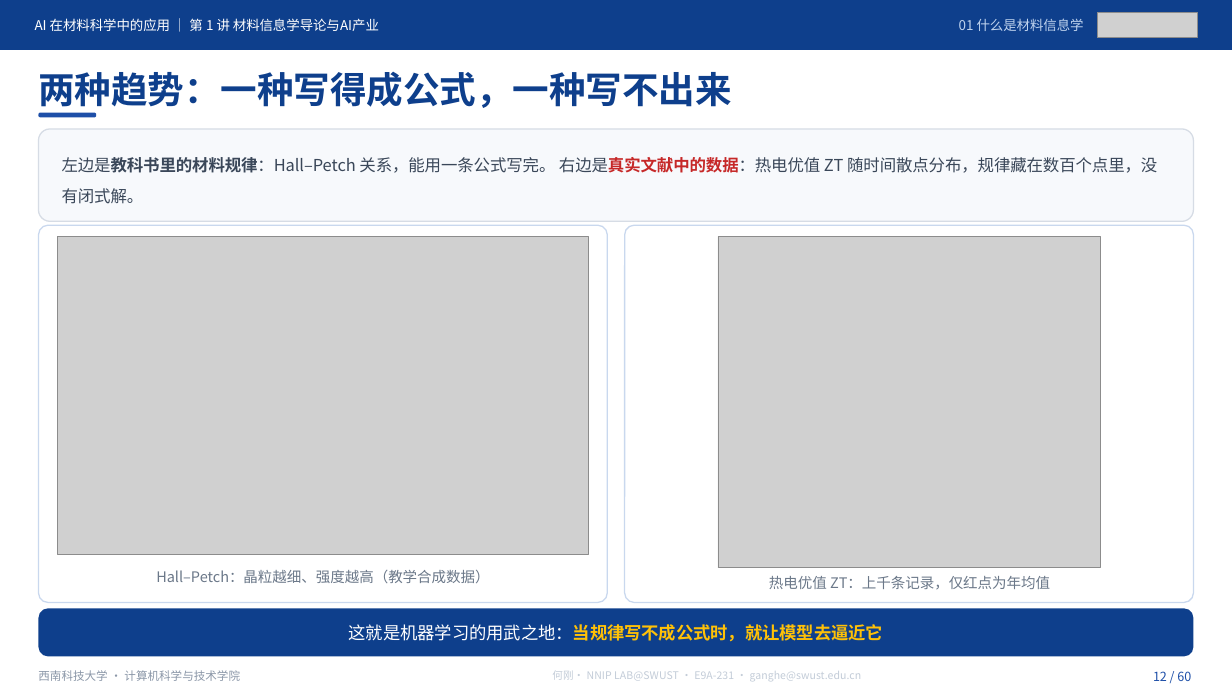
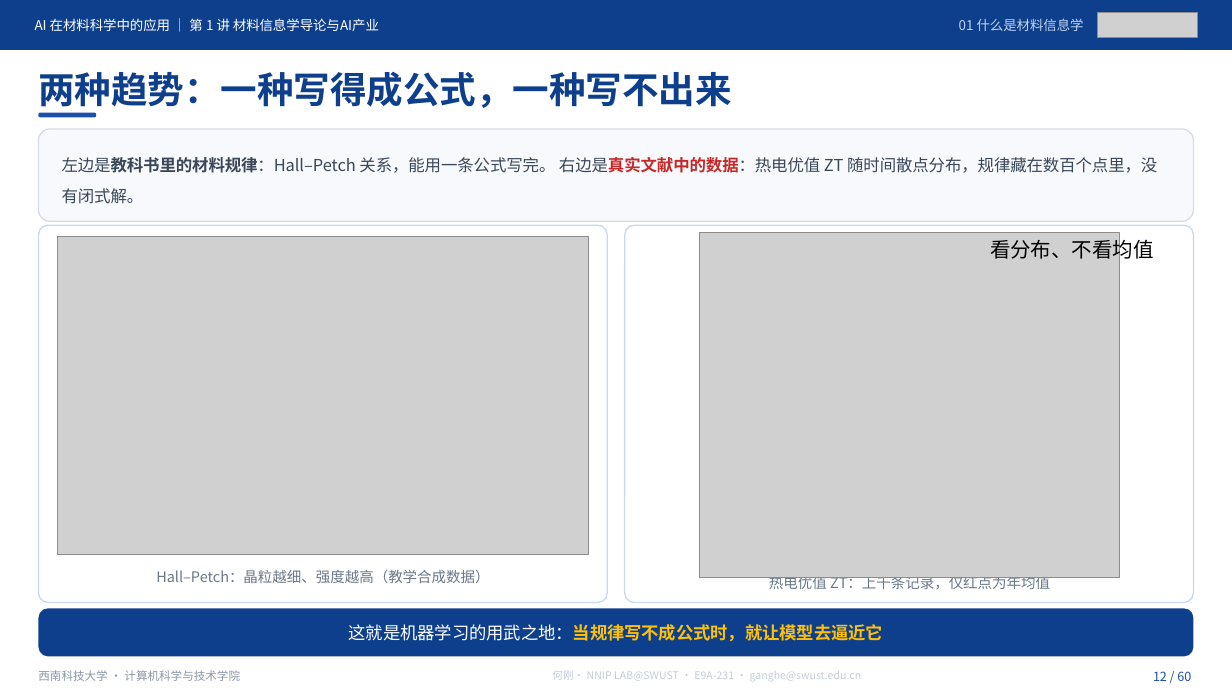
Before and after one commit to cosfrist/Applications-of-Artificial-Intelligence-in-Materials-Science-SWUST, a slide deck: slide 12 of lectures/01-材料信息学导论与AI产业/AI在材料科学中的应用-第1讲 材料信息学导论与AI产业-V5.pptx. Drawn at 1232x693 pixels with LibreOffice and Linux fonts; fonts in the diff are those of the drawing; grey boxes stand for pictures. Boxes give left, top, right and bottom in pixels: in the first picture for what was removed or moved away, otherwise in the second. Text is boxed around its words. In the diff, an @@ line names an element or a change of style, - is before the commit and + after.

```diff
--- a/lectures/01-材料信息学导论与AI产业/AI在材料科学中的应用-第1讲 材料信息学导论与AI产业-V5.pptx
+++ b/lectures/01-材料信息学导论与AI产业/AI在材料科学中的应用-第1讲 材料信息学导论与AI产业-V5.pptx
@@ picture: place and size @@
-picture at [718,237,1101,567]
+picture at [700,233,1120,578]
@@ text added at [990,237,1154,263], 16 pt, text #000000 @@
+看分布、不看均值
```
Also in this commit, not shown: 2 other slides changed, 19 other files.
